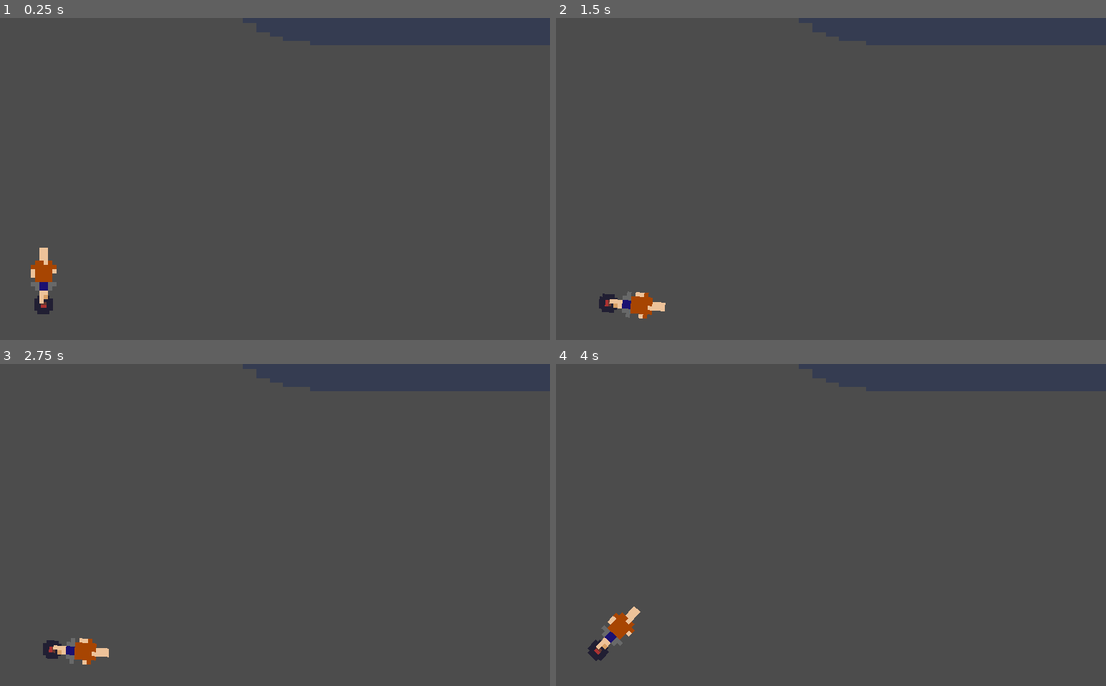
Above: before the commit, frames 1-4 (two rows, left to right).
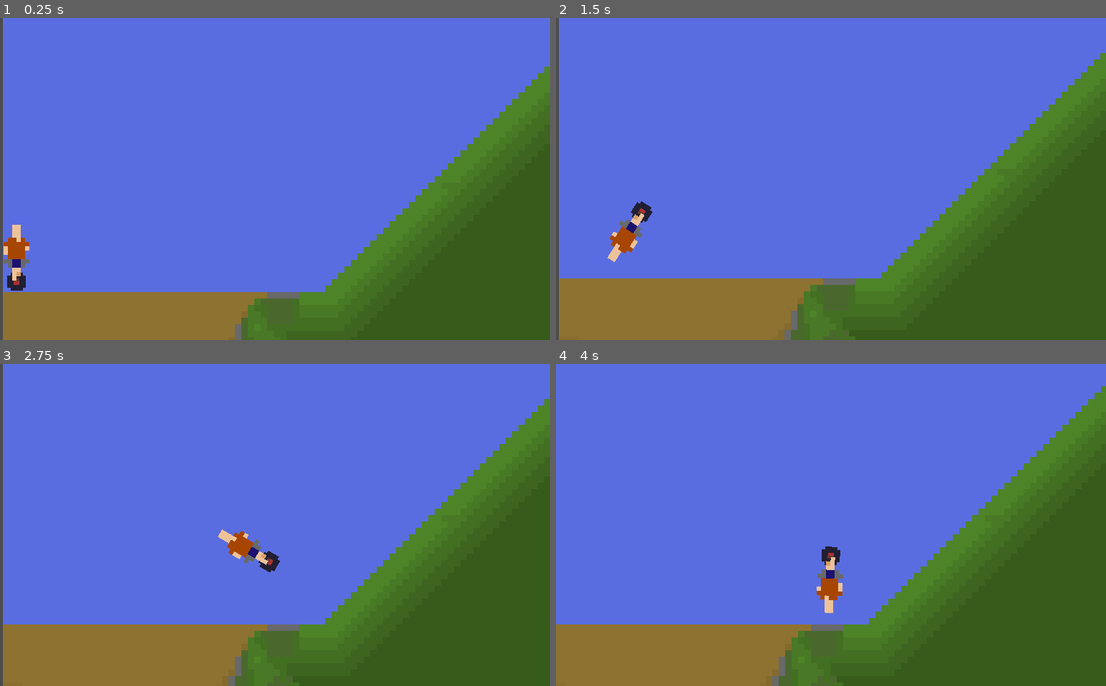
Above: after the commit, the same moments.

Repository: AmazAkar/godot-wild-jam-35
Game: Godot game, scene res://levels/Level2.tscn
Same seed, same stepped clock (60 frames per second), same inputs: the game is played once before the commit and once after it. This scene is started directly instead of the project's main scene. The engine's default icon, where the game draws it, is replaced by a stand-in: a white triangle on a blue panel in a dark square.
Inputs:
- Up to frame 1 (0.25 s): no input
- Up to frame 2 (1.5 s): hold Right (balance-right) 0.53-1.28 s; hold Down (track-down) from 1.28 s (still down)
- Up to frame 3 (2.75 s): release Down (track-down) at 2.03 s; hold Right (balance-right) from 2.03 s (still down)
- Up to frame 4 (4 s): release Right (balance-right) at 2.78 s; hold Up (track-up) 2.78-3.53 s; hold Left (balance-left) from 3.53 s (still down)

The runs differ from the first frame. In frame 1, 99% of the frame differs, in the area x 0-100%, y 0-100%; in frame 2, 99%; in frame 3, 99%; in frame 4, 100%.

Commit message:
level 2 bcg + dumb hill torque demo

Diff:
--- a/Player/Player.gd
+++ b/Player/Player.gd
@@ -7,6 +7,8 @@
 var max_force = 50
 const vel_force = 50
 const torque_force = 2000
+const torque_force2 = 10000
+
 const RL = 5
 
 var level3 = false;
@@ -44,11 +46,21 @@
 			sprite.flip_h = false
 			#self.add_force(force_position, move_force)
 
-		if Input.is_action_just_pressed("balance-left"):
-			self.apply_torque_impulse(-torque_force)
+		if get_tree().get_current_scene().get_name() != "Level2":
+			if Input.is_action_just_pressed("balance-left"):
+				self.apply_torque_impulse(-torque_force)
 
-		if Input.is_action_just_pressed("balance-right"):
-			self.apply_torque_impulse(torque_force)
+		if get_tree().get_current_scene().get_name() != "Level2":
+			if Input.is_action_just_pressed("balance-right"):
+				self.apply_torque_impulse(torque_force)
+
+		if get_tree().get_current_scene().get_name() == "Level2":
+			if Input.is_action_just_pressed("balance-left"):
+				self.apply_torque_impulse(-torque_force2)
+
+		if get_tree().get_current_scene().get_name() == "Level2":
+			if Input.is_action_just_pressed("balance-right"):
+				self.apply_torque_impulse(torque_force2)
 
 		if Input.is_action_pressed("move-right") or Input.is_action_pressed("move-left"):
 			AP.play("cycle")
--- a/levels/Level2.tscn
+++ b/levels/Level2.tscn
@@ -1,12 +1,15 @@
-[gd_scene load_steps=7 format=2]
+[gd_scene load_steps=8 format=2]
 
 [ext_resource path="res://Player/Player.tscn" type="PackedScene" id=1]
-[ext_resource path="res://icon.png" type="Texture" id=2]
+[ext_resource path="res://Backgrounds/level2spr.png" type="Texture" id=2]
 [ext_resource path="res://HUD/wind-indicator.png" type="Texture" id=3]
 [ext_resource path="res://levels/Scripts/wind.gd" type="Script" id=4]
 
 [sub_resource type="RectangleShape2D" id=1]
 extents = Vector2( 8.68538, 321.534 )
+
+[sub_resource type="RectangleShape2D" id=3]
+extents = Vector2( 9.91837, 104.722 )
 
 [sub_resource type="Animation" id=2]
 resource_name = "coremtr"
@@ -27,21 +30,26 @@
 [node name="Level2" type="Node2D"]
 position = Vector2( 10.5524, 147.295 )
 
+[node name="bcg" type="Sprite" parent="."]
+position = Vector2( 553.334, -182.04 )
+scale = Vector2( 3, 3 )
+texture = ExtResource( 2 )
+
 [node name="floor" type="StaticBody2D" parent="."]
 position = Vector2( 12.833, 0 )
 rotation = 1.5708
 
 [node name="CollisionShape2D" type="CollisionShape2D" parent="floor"]
-position = Vector2( -0.0760651, -100.635 )
+position = Vector2( -17.1001, -100.074 )
 shape = SubResource( 1 )
 
-[node name="bcg" type="Sprite" parent="."]
-position = Vector2( 301.466, -201.089 )
-scale = Vector2( 6.21615, 2.08073 )
-texture = ExtResource( 2 )
+[node name="CollisionShape2D2" type="CollisionShape2D" parent="floor"]
+position = Vector2( -86.2784, -213.169 )
+rotation = -0.785398
+shape = SubResource( 3 )
 
 [node name="Player" parent="." instance=ExtResource( 1 )]
-position = Vector2( 9.74783, -19.955 )
+position = Vector2( -2.86224, -36.1006 )
 
 [node name="wind" type="Sprite" parent="Player"]
 position = Vector2( 28.6581, -73.4964 )
Binary file added: Backgrounds/level2spr.png
Not shown, added: Backgrounds/level2spr.png.import
